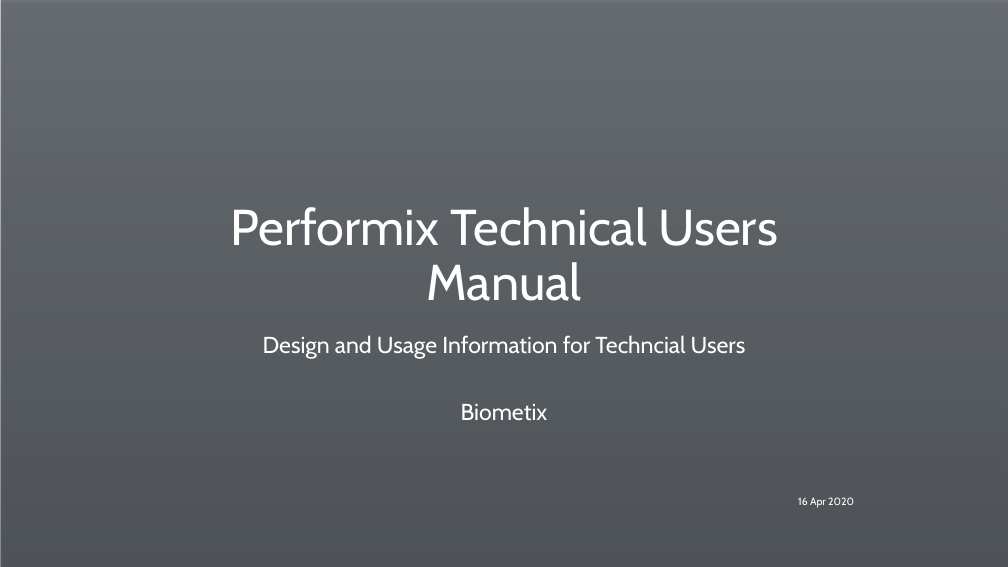
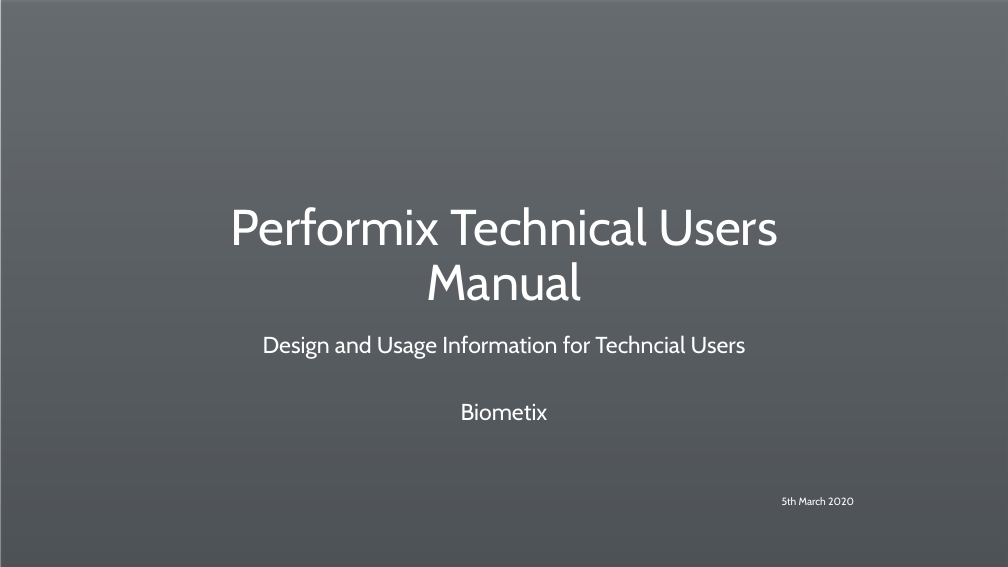
Before and after one commit to ted-dunstone/reports, a slide deck: slide 1 of simple/presentation.pptx. Drawn at 1008x567 pixels with LibreOffice and Linux fonts; fonts in the diff are those of the drawing; background and template pictures are left out. Boxes give left, top, right and bottom in pixels: in the first picture for what was removed or moved away, otherwise in the second. Text is boxed around its words. In the diff, an @@ line names an element or a change of style, - is before the commit and + after.

```diff
--- a/simple/presentation.pptx
+++ b/simple/presentation.pptx
@@ text at <box>782,497,854,505</box>: text changed @@
-16 Apr 2020
+5th March 2020
```
Also in this commit, not shown: 2 other files.
